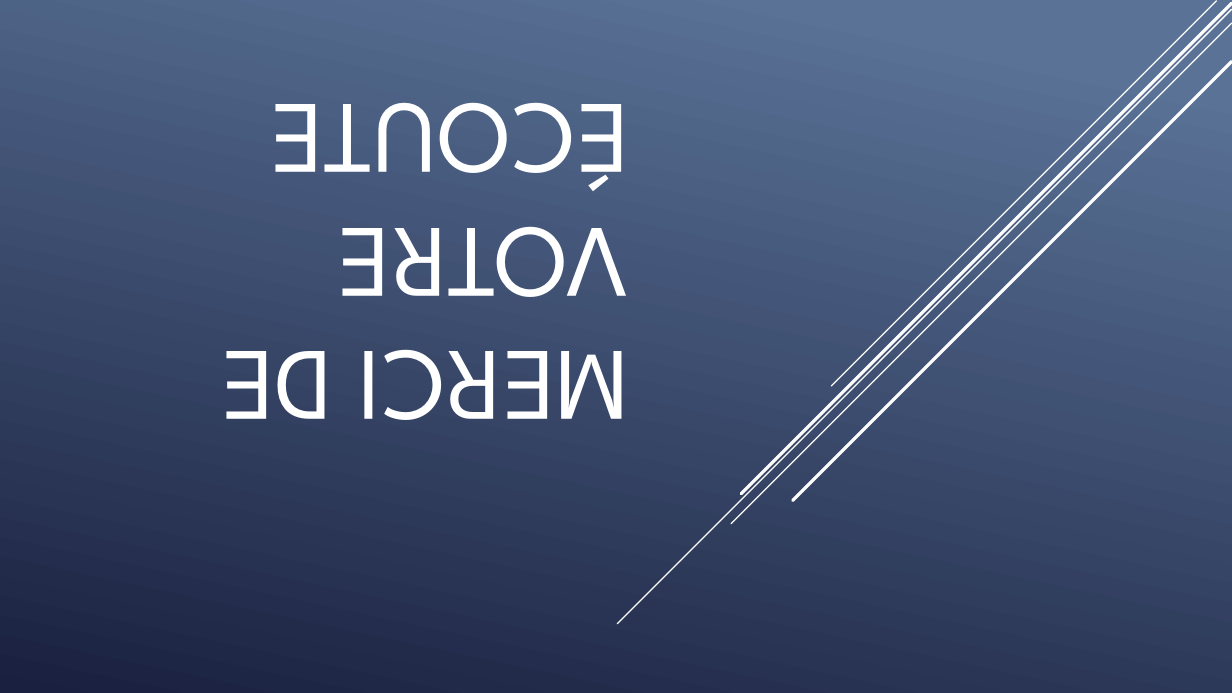
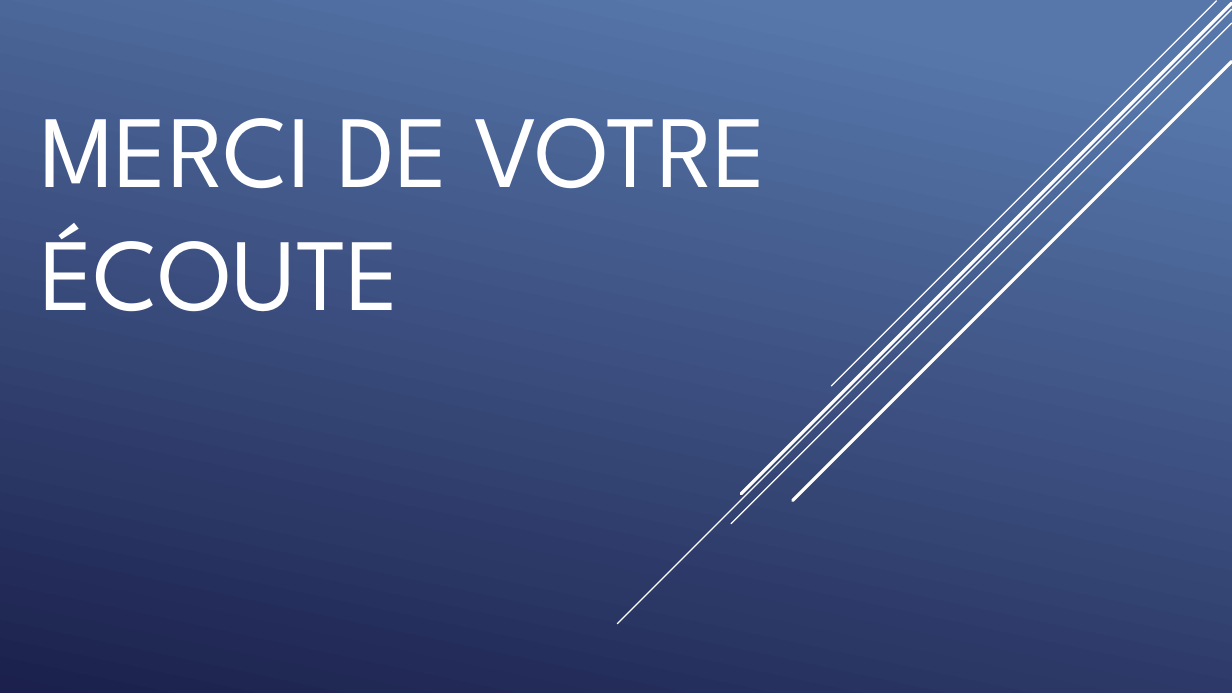
Before and after one commit to QuentinKrg/M214-Ethernet, a slide deck: slide 26 of Module 214 - Fabrication_Ethernet.pptx (slide 9 before the commit). Drawn at 1232x693 pixels with LibreOffice and Linux fonts; fonts in the diff are those of the drawing. Boxes give left, top, right and bottom in pixels: in the first picture for what was removed or moved away, otherwise in the second. Text is boxed around its words. In the diff, an @@ line names an element or a change of style, - is before the commit and + after.

```diff
--- a/Module 214 - Fabrication_Ethernet.pptx
+++ b/Module 214 - Fabrication_Ethernet.pptx
@@ background gradient #597496 to #1A2040 to gradient #5877AB to #1C204D @@
@@ title "MERCI DE VOTRE ÉCOUTE": place and size @@
-title "MERCI DE VOTRE ÉCOUTE" at (219,102,628,420)
+title "MERCI DE VOTRE ÉCOUTE" at (40,118,768,311)
@@ title "MERCI DE VOTRE ÉCOUTE" at (40,118,768,311): rotation 0 to 180 degrees @@
```
Also in this commit, not shown: 3 other slides changed, 23 slides added, 5 slides removed.
